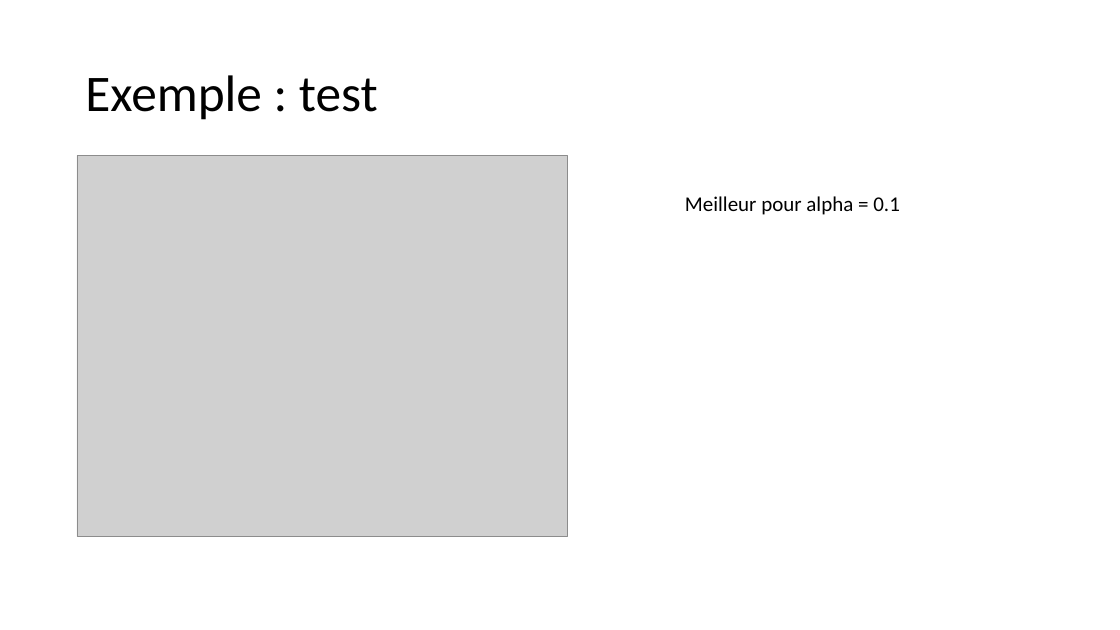
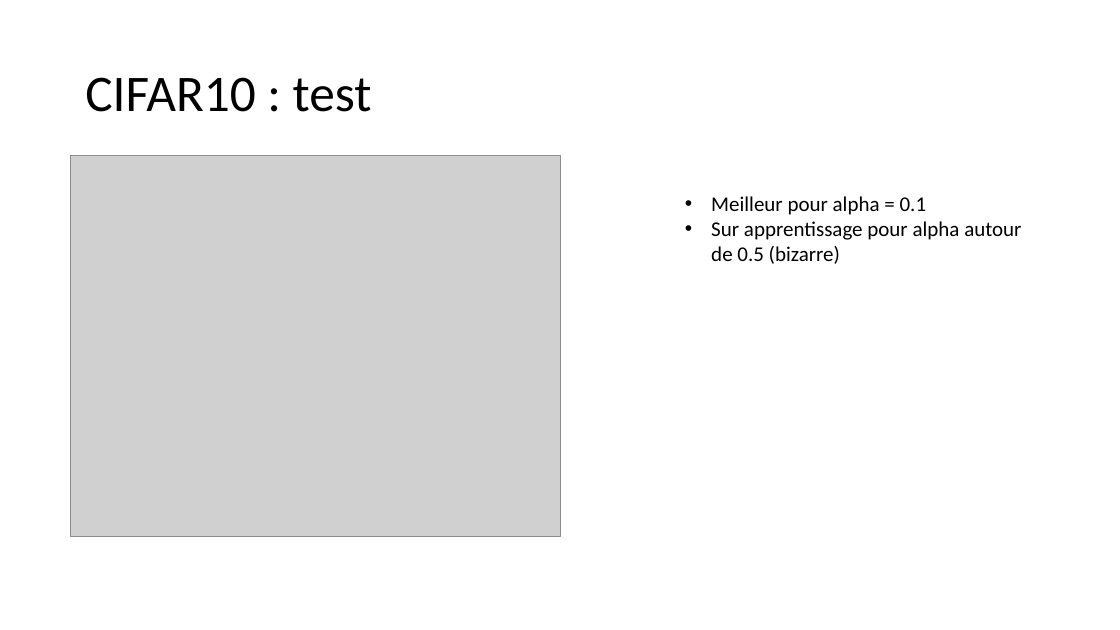
Before and after one commit to thomasdepic/SDD-distillation-de-model, a slide deck: slide 9 of presentation/Distillation de conaissances.pptx. Drawn at 1120x630 pixels with LibreOffice and Linux fonts; fonts in the diff are those of the drawing; grey boxes stand for pictures. Boxes give left, top, right and bottom in pixels: in the first picture for what was removed or moved away, otherwise in the second. Text is boxed around its words. In the diff, an @@ line names an element or a change of style, - is before the commit and + after.

```diff
--- a/presentation/Distillation de conaissances.pptx
+++ b/presentation/Distillation de conaissances.pptx
@@ title at bbox=[85, 77, 372, 112]: text changed @@
-Exemple : test
+CIFAR10 : test
@@ picture: place and size @@
-picture at bbox=[77, 155, 567, 537]
+picture at bbox=[70, 155, 560, 537]
@@ text at bbox=[711, 196, 927, 215]: bullet none to • @@
@@ text at bbox=[711, 221, 1021, 264]: paragraph added @@
+• Sur apprentissage pour alpha autour de 0.5 (bizarre)
```
Also in this commit, not shown: 1 other slide changed, 3 slides added.
